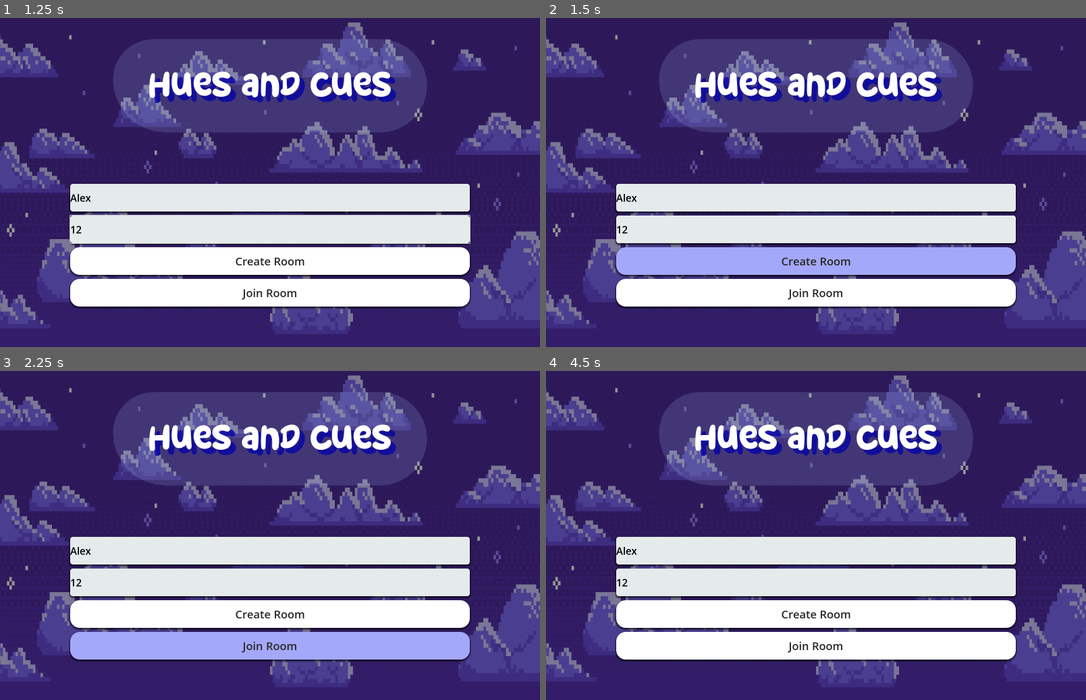
Above: before the commit, frames 1-4 (two rows, left to right).
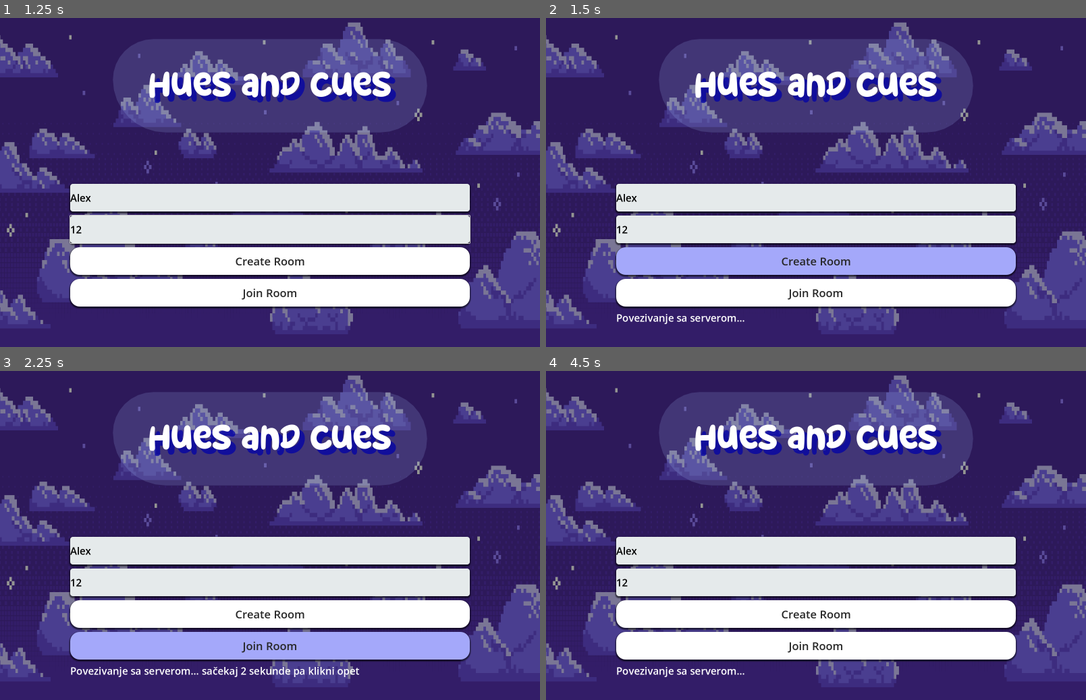
Above: after the commit, the same moments.

Repository: danijela25/huesandcues
Game: Godot game, scene res://scenes/MainMenu.tscn
Two runs of this game, one before a commit and one after it. Both use one fixed random seed, a clock stepped at 60 frames per second and the inputs below.
Inputs (mouse positions are in pixels of both pictures, inside the frame that each line leads up to):
- Up to frame 1 (1.25 s): click (270, 198) at 0.52 s; type "Alex" at 0.6 s; click (270, 228) at 0.75 s; type "12" at 0.83 s
- Up to frame 2 (1.5 s): click "Create Room" at 1.25 s
- Up to frame 3 (2.25 s): click "Join Room" at 2 s
- Up to frame 4 (4.5 s): click "Create Room" at 2.75 s; click "Create Room" at 3.5 s; tap Enter at 4.25 s; move the mouse to (934, 515) at 4.27 s

Frame 1 is identical in both runs. In frame 2, 0.3% of the frame differs, in the area x 13-37%, y 89-94%; in frame 3, 0.6%, in the area x 13-67%, y 89-94%; in frame 4, 0.3%.

Commit message:
Fix end game UI and tile colors

Diff:
--- a/client/scenes/Game.tscn
+++ b/client/scenes/Game.tscn
@@ -40,15 +40,6 @@
 shadow_offset = Vector2(0, 3)
 
 [sub_resource type="StyleBoxFlat" id="StyleBoxFlat_kiw3p"]
-bg_color = Color(1, 1, 1, 1)
-corner_radius_top_left = 28
-corner_radius_top_right = 28
-corner_radius_bottom_right = 28
-corner_radius_bottom_left = 28
-shadow_size = 5
-shadow_offset = Vector2(0, 3)
-
-[sub_resource type="StyleBoxFlat" id="StyleBoxFlat_400sg"]
 bg_color = Color(1, 1, 1, 1)
 corner_radius_top_left = 28
 corner_radius_top_right = 28
@@ -225,6 +216,7 @@
 [node name="FinalResultsPanel" type="PanelContainer" parent="RootMargin/HBox/LeftPanel/LeftMargin/LeftVBox" unique_id=1992768164]
 visible = false
 layout_mode = 2
+size_flags_vertical = 3
 
 [node name="FinalResultsVBox" type="VBoxContainer" parent="RootMargin/HBox/LeftPanel/LeftMargin/LeftVBox/FinalResultsPanel" unique_id=1798532076]
 layout_mode = 2
@@ -246,13 +238,9 @@
 layout_mode = 2
 text = "Potvrde za novu partiju: 0/0"
 
-[node name="ReplayButton" type="Button" parent="RootMargin/HBox/LeftPanel/LeftMargin/LeftVBox/FinalResultsPanel/FinalResultsVBox" unique_id=1169294645]
-layout_mode = 2
-text = "Igraj ponovo"
-
 [node name="ExitButton" type="Button" parent="RootMargin/HBox/LeftPanel/LeftMargin/LeftVBox/FinalResultsPanel/FinalResultsVBox" unique_id=470552067]
 layout_mode = 2
-text = "Izađi u meni"
+text = "Pocetna"
 
 [node name="GridPanel" type="PanelContainer" parent="RootMargin/HBox" unique_id=37745395]
 layout_mode = 2
@@ -356,14 +344,6 @@
 text = "Izađi iz igre
 "
 
-[node name="ContinueButton" type="Button" parent="RootMargin/HBox/RightPanel/RightMargin/RightVBox" unique_id=2020520194]
-layout_mode = 2
-theme_override_colors/font_color = Color(0.15294118, 0.15294118, 0.15294118, 1)
-theme_override_colors/font_pressed_color = Color(0.15294118, 0.15294118, 0.15294118, 1)
-theme_override_colors/font_hover_color = Color(0.15294118, 0.15294118, 0.15294118, 1)
-theme_override_styles/normal = SubResource("StyleBoxFlat_400sg")
-text = "Nastavi igru"
-
 [node name="MusicButton" type="CheckButton" parent="RootMargin/HBox/RightPanel/RightMargin/RightVBox" unique_id=2081998506]
 layout_mode = 2
 text = "🔊 Mute"
@@ -397,7 +377,5 @@
 [connection signal="pressed" from="RootMargin/HBox/LeftPanel/LeftMargin/LeftVBox/SendHintButton" to="." method="_on_send_hint_button_pressed"]
 [connection signal="pressed" from="RootMargin/HBox/LeftPanel/LeftMargin/LeftVBox/ConfirmTileButton" to="." method="_on_confirm_tile_button_pressed"]
 [connection signal="pressed" from="RootMargin/HBox/LeftPanel/LeftMargin/LeftVBox/RoundResultPanel/RoundResultVBox/ReadyNextRoundButton" to="." method="_on_ready_next_round_button_pressed"]
-[connection signal="pressed" from="RootMargin/HBox/LeftPanel/LeftMargin/LeftVBox/FinalResultsPanel/FinalResultsVBox/ReplayButton" to="." method="_on_replay_button_pressed"]
 [connection signal="pressed" from="RootMargin/HBox/LeftPanel/LeftMargin/LeftVBox/FinalResultsPanel/FinalResultsVBox/ExitButton" to="." method="_on_exit_button_pressed"]
 [connection signal="pressed" from="RootMargin/HBox/RightPanel/RightMargin/RightVBox/LeaveRoom" to="." method="_on_leave_room_button_pressed"]
-[connection signal="pressed" from="RootMargin/HBox/RightPanel/RightMargin/RightVBox/ContinueButton" to="." method="_on_continue_game_button_pressed"]
--- a/client/scripts/Game.gd
+++ b/client/scripts/Game.gd
@@ -45,37 +45,28 @@
 @onready var tatada_sound=$AudioStreamPlayer/AudioStreamPlayer/AudioStreamPlayer/AudioStreamPlayer
 @onready var loser_sound=$AudioStreamPlayer/AudioStreamPlayer/AudioStreamPlayer/AudioStreamPlayer/AudioStreamPlayer
 @onready var leave_room_button= $RootMargin/HBox/RightPanel/RightMargin/RightVBox/LeaveRoom
-@onready var continue_game_button=$RootMargin/HBox/RightPanel/RightMargin/RightVBox/ContinueButton
+
 @onready var music_button=$RootMargin/HBox/RightPanel/RightMargin/RightVBox/MusicButton
 var tile_buttons: Array = []
 var guess_markers: Array = []
 var player_index_map = {}
 var player_textures = {}
-func _on_player_left_received(data):
-	Session.players = data.get("players", [])
-
-	var votes = data.get("continueVotes", [])
-	info_label.text = data.get("message", "Igrač je napustio sobu.") + " Potvrde: " + str(votes.size()) + "/" + str(Session.players.size())
-
-	continue_game_button.visible = bool(data.get("canContinue", false))
-	leave_room_button.visible = true
-
-	_refresh_ui()
+
 func _ready():
 	music_button.pressed.connect(_on_music_button_pressed)
 	set_anchors_preset(Control.PRESET_FULL_RECT)
 	get_window().content_scale_mode = Window.CONTENT_SCALE_MODE_CANVAS_ITEMS
 	get_window().content_scale_aspect = Window.CONTENT_SCALE_ASPECT_KEEP
 	_load_player_textures()
-	continue_game_button.visible = false
+
 	leave_room_button.visible = true
 
+
 	if not leave_room_button.pressed.is_connected(_on_leave_room_button_pressed):
 
 		leave_room_button.pressed.connect(_on_leave_room_button_pressed)
 
-	if not continue_game_button.pressed.is_connected(_on_continue_game_button_pressed):
-		continue_game_button.pressed.connect(_on_continue_game_button_pressed)
+
 	if not NetworkManager.player_left_received.is_connected(_on_player_left_received):
 		NetworkManager.player_left_received.connect(_on_player_left_received)
 	if not NetworkManager.secret_tile_received.is_connected(_on_secret_tile_received):
@@ -128,10 +119,14 @@
 
 func _base_tile_color(x: int, y: int) -> Color:
 	var hue := float(x) / 30.0
-	var saturation := 0.95
-	var value := 0.95 - (float(y) / 48.0)
-	if value < 0.68:
-		value = 0.68
+	var saturation := 0.45 + float(y) * 0.035
+	var value := 1.0 - float(y) * 0.025
+
+	if saturation > 0.98:
+		saturation = 0.98
+	if value < 0.60:
+		value = 0.60
+
 	return Color.from_hsv(hue, saturation, value)
 func _apply_global_visual_style():
 	var bg := ColorRect.new()
@@ -160,7 +155,7 @@
 	_style_button(send_hint_button, Color("5b3fb1"), Color("7f5fff"))
 	_style_button(confirm_tile_button, Color("2e7dff"), Color("65a0ff"))
 	_style_button(ready_next_round_button, Color("24a46d"), Color("4be5a0"))
-	_style_button($RootMargin/HBox/LeftPanel/LeftMargin/LeftVBox/FinalResultsPanel/FinalResultsVBox/ReplayButton, Color("5b3fb1"), Color("8a63ff"))
+
 	_style_button($RootMargin/HBox/LeftPanel/LeftMargin/LeftVBox/FinalResultsPanel/FinalResultsVBox/ExitButton, Color("1a1a22"), Color("56566f"))
 
 	for lbl in [player_name_label, phase_label, cue_giver_label, current_player_label, hint_label, card_title_label, selected_tile_label, info_label, replay_status_label, room_code_label, sidebar_info_label, $RootMargin/HBox/RightPanel/RightMargin/RightVBox/SidebarPlayersTitle]:
@@ -185,8 +180,8 @@
 	for child in left_letters.get_children():
 		child.queue_free()
 
-	var tile_w := 33
-	var tile_h := 33
+	var tile_w := 31
+	var tile_h := 31
 
 	var spacer := Label.new()
 	spacer.custom_minimum_size = Vector2(32, tile_h)
@@ -218,7 +213,7 @@
 	for y in range(16):
 		for x in range(30):
 			var btn := Button.new()
-			btn.custom_minimum_size = Vector2(33, 33)
+			btn.custom_minimum_size = Vector2(31, 31)
 			btn.size_flags_horizontal = Control.SIZE_SHRINK_CENTER
 			btn.size_flags_vertical = Control.SIZE_SHRINK_CENTER
 			btn.text = ""
@@ -226,7 +221,7 @@
 			btn.add_theme_font_size_override("font_size", 9)
 			btn.add_theme_color_override("font_color", Color.WHITE)
 			_apply_tile_style(btn, x, y)
-			btn.pivot_offset = Vector2(16.5, 16.5)
+			btn.pivot_offset = Vector2(15.5, 15.5)
 			btn.mouse_entered.connect(_on_tile_mouse_entered.bind(btn))
 			btn.mouse_exited.connect(_on_tile_mouse_exited.bind(btn))
 			btn.pressed.connect(_on_tile_pressed.bind(x, y))
@@ -303,13 +298,13 @@
 	sprite.scale = Vector2(scale_x, scale_y)
 
 	if idx == 0:
-		sprite.position = Vector2(16.5, 16.5)
+		sprite.position = Vector2(15.5, 15.5)
 	elif idx == 1:
-		sprite.position = Vector2(16.5, 16.5)
+		sprite.position = Vector2(15.5, 15.5)
 	elif idx == 2:
-		sprite.position = Vector2(16.5, 16.5)
+		sprite.position = Vector2(15.5, 15.5)
 	else:
-		sprite.position = Vector2(16.5, 16.5)
+		sprite.position = Vector2(15.5, 15.5)
 	parent.add_child(sprite)
 func _draw_guess_markers():
 	_clear_avatar_markers()
@@ -413,10 +408,7 @@
 		mark.position = Vector2(9, 6)
 		mark.add_theme_color_override("font_color", Color.WHITE)
 		tile_buttons[idx].add_child(mark)
-func _on_continue_game_button_pressed():
-	continue_game_button.disabled = true
-	info_label.text = "Čeka se potvrda ostalih igrača..."
-	NetworkManager.send_data({"type": "continue_after_leave"})
+
 func _on_leave_room_button_pressed():
 	NetworkManager.send_data({"type": "leave_room"})
 	Session.reset_game_state()
@@ -445,8 +437,7 @@
 	guess_markers.clear()
 	_clear_avatar_markers()
 	NetworkManager.send_data({"type": "next_round_ready"})
-func _on_replay_button_pressed():
-	NetworkManager.send_data({"type": "restart_game_vote"})
+
 
 func _on_exit_button_pressed():
 	guess_markers.clear()
@@ -469,8 +460,9 @@
 	round_result_panel.visible = true
 	final_results_panel.visible = false
 	round_correct_tile_label.text = "Tačna kartica: %s" % str(Session.correct_tile.get("code", ""))
-	var c = Session.correct_tile.get("color", {"r": 1.0, "g": 1.0, "b": 1.0})
-	round_color_preview.color = Color(float(c.get("r", 1.0)), float(c.get("g", 1.0)), float(c.get("b", 1.0)), 1.0)
+	var cx := int(Session.correct_tile.get("x", 0))
+	var cy := int(Session.correct_tile.get("y", 0))
+	round_color_preview.color = _base_tile_color(cx, cy)
 	next_cue_label.text = "Sledeći Cue Giver: " + Session.next_cue_giver_name
 	for child in round_scores_container.get_children():
 		child.queue_free()
@@ -497,42 +489,42 @@
 	_pulse_scores()
 	_show_round_result_inline()
 func _on_game_over_received(data):
-	#_reset_all_tile_styles()
-	#_clear_grid_texts_only()
+	_reset_all_tile_styles()
 	_clear_avatar_markers()
-	_draw_correct_tile_matrix()
 	round_result_panel.visible = false
 	final_results_panel.visible = true
+	card_title_label.visible = false
+	color_card_panel.visible = false
+	hint_input.visible = false
+	send_hint_button.visible = false
+	confirm_tile_button.visible = false
+	selected_tile_label.visible = false
+
 	var players = data.get("players", [])
+
 	if players.size() > 0:
 		var top_score = players[0].get("score", 0)
 		var winners = []
+
 		for p in players:
 			if p.get("score", 0) == top_score:
 				winners.append(p.get("name", "Igrač"))
-		winner_label.text = "Pobednik: " + ", ".join(winners)
+
+		winner_label.text = "KRAJ PARTIJE\nPobednik: " + ", ".join(winners)
 	else:
-		winner_label.text = "Pobednik: -"
+		winner_label.text = "KRAJ PARTIJE\nPobednik: -"
+
 	for child in final_scores_container.get_children():
 		child.queue_free()
+
 	for i in range(players.size()):
-		var row := HBoxContainer.new()
-		row.add_theme_constant_override("separation", 8)
-		var chip := Label.new()
-		chip.text = str(i + 1)
-		chip.custom_minimum_size = Vector2(22, 22)
-		chip.horizontal_alignment = HORIZONTAL_ALIGNMENT_CENTER
-		chip.vertical_alignment = VERTICAL_ALIGNMENT_CENTER
-		chip.add_theme_color_override("font_color", Color.WHITE)
-		chip.add_theme_stylebox_override("normal", _make_stylebox(_player_color(i), Color.WHITE, 1, 999))
 		var txt := Label.new()
-		txt.text = "%s: %s" % [players[i].get("name", "Igrač"), str(players[i].get("score", 0))]
+		txt.text = "%s: %s poena" % [players[i].get("name", "Igrač"), str(players[i].get("score", 0))]
 		txt.add_theme_color_override("font_color", Color.WHITE)
-		row.add_child(chip)
-		row.add_child(txt)
-		final_scores_container.add_child(row)
-	_update_replay_status()
-	_draw_guess_markers()
+		final_scores_container.add_child(txt)
+
+	replay_status_label.text = "Možete se vratiti na početak."
+
 
 func _on_error_received(message):
 	info_label.text = message
@@ -566,8 +558,9 @@
 		card_title_label.visible = true
 		color_card_panel.visible = true
 		secret_tile_label.text = "Kartica: " + str(Session.secret_tile.get("code", ""))
-		var c = Session.secret_tile.get("color", {"r": 1.0, "g": 1.0, "b": 1.0})
-		color_preview.color = Color(float(c.get("r", 1.0)), float(c.get("g", 1.0)), float(c.get("b", 1.0)), 1.0)
+		var sx := int(Session.secret_tile.get("x", 0))
+		var sy := int(Session.secret_tile.get("y", 0))
+		color_preview.color = _base_tile_color(sx, sy)
 	else:
 		card_title_label.visible = false
 		color_card_panel.visible = false
@@ -676,3 +669,14 @@
 		music_button.text = "🔇 Muzika"
 	else:
 		music_button.text = "🔊 Mute"
+func _on_player_left_received(data):
+	var dialog = AcceptDialog.new()
+	dialog.title = "Igra prekinuta"
+	dialog.dialog_text = data.get("message", "Igrač je napustio sobu.")
+	add_child(dialog)
+	dialog.popup_centered()
+
+	await get_tree().create_timer(6.0).timeout
+
+	Session.reset_game_state()
+	get_tree().change_scene_to_file("res://scenes/MainMenu.tscn")
--- a/client/scripts/MainMenu.gd
+++ b/client/scripts/MainMenu.gd
@@ -19,12 +19,19 @@
 
 func _on_create_room_button_pressed():
 	var entered_name := name_input.text.strip_edges()
+
 	if entered_name == "":
 		error_label.text = "Unesi ime"
 		return
 
 	Session.player_name = entered_name
+
+	if NetworkManager.socket.get_ready_state() != WebSocketPeer.STATE_OPEN:
+		error_label.text = "Povezivanje sa serverom..."
+		return
+
 	error_label.text = ""
+
 	NetworkManager.send_data({
 		"type": "create_room",
 		"playerName": entered_name
@@ -39,7 +46,13 @@
 		return
 
 	Session.player_name = entered_name
+
+	if NetworkManager.socket.get_ready_state() != WebSocketPeer.STATE_OPEN:
+		error_label.text = "Povezivanje sa serverom... sačekaj 2 sekunde pa klikni opet"
+		return
+
 	error_label.text = ""
+
 	NetworkManager.send_data({
 		"type": "join_room",
 		"playerName": entered_name,
--- a/client/scripts/NetworkManager.gd
+++ b/client/scripts/NetworkManager.gd
@@ -12,7 +12,7 @@
 signal error_received(message)
 
 var socket := WebSocketPeer.new()
-var server_url := "ws://127.0.0.1:3000"
+var server_url := "wss://huesandcues.onrender.com"
 var connected_flag := false
 
 func _process(_delta):
@@ -34,15 +34,27 @@
 			_handle_message(data)
 
 func connect_to_server():
-	if socket.get_ready_state() == WebSocketPeer.STATE_OPEN:
+	var state := socket.get_ready_state()
+
+	if state == WebSocketPeer.STATE_OPEN or state == WebSocketPeer.STATE_CONNECTING:
 		return
+
+	if state == WebSocketPeer.STATE_CLOSING:
+		return
+
+	socket = WebSocketPeer.new()
 	var err := socket.connect_to_url(server_url)
+
 	if err != OK:
 		push_error("Ne mogu da se povežem na server")
 
 func send_data(data: Dictionary):
+	print("SALJEM:", data, " STATE:", socket.get_ready_state())
+
 	if socket.get_ready_state() == WebSocketPeer.STATE_OPEN:
 		socket.send_text(JSON.stringify(data))
+	else:
+		print("NIJE POVEZAN NA SERVER")
 
 func _handle_message(data: Dictionary):
 	match data.get("type", ""):
--- a/client/scripts/Session.gd
+++ b/client/scripts/Session.gd
@@ -24,6 +24,11 @@
 var replay_votes: Array = []
 
 func reset_game_state():
+	players = []
+	player_id = ""
+	room_code = ""
+	host_id = ""
+	player_name = ""
 	secret_tile = {}
 	current_round = 1
 	current_phase = ""
Not shown, added: client/export_presets.cfg
Not shown, changed: server/index.js
Not shown, changed: server/package-lock.json
